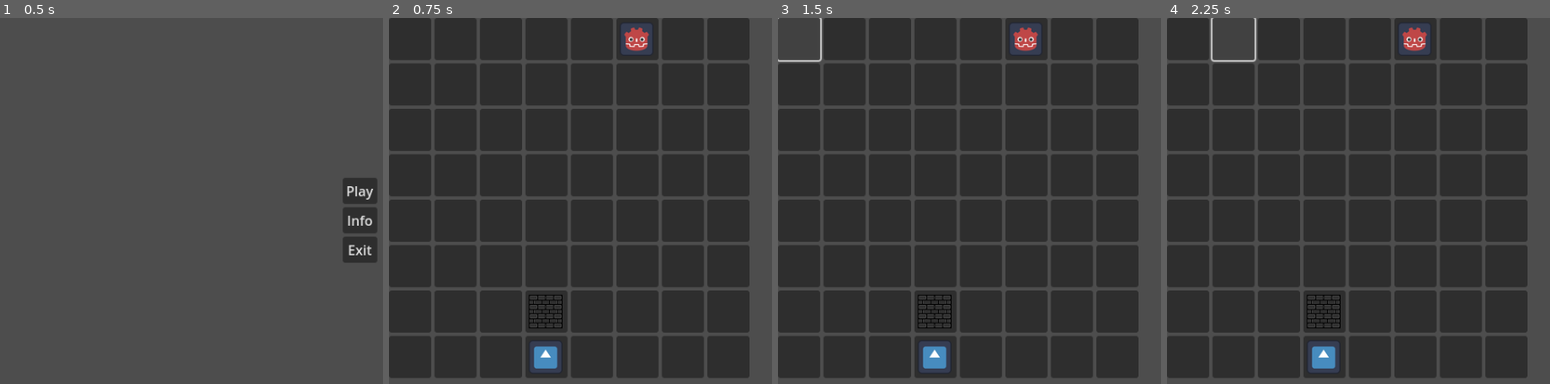
Above: before the commit, frames 1-4 (left to right).
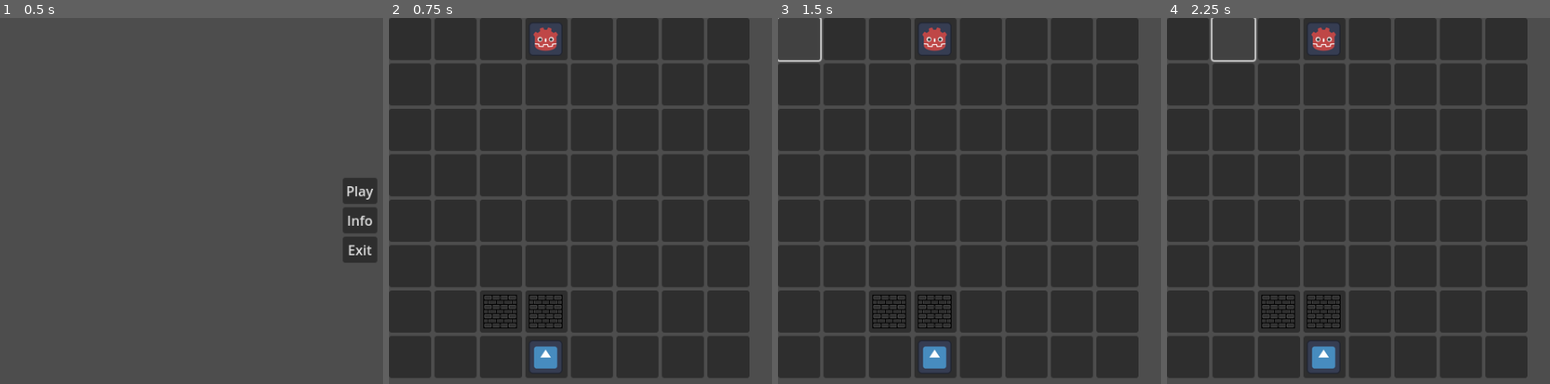
Above: after the commit, the same moments.

Repository: erkek2000/linukboard2d
Game: Godot game, scene res://scenes/menu.tscn
Same seed, same stepped clock (60 frames per second), same inputs: the game is played once before the commit and once after it. The engine's default icon, where the game draws it, is replaced by a stand-in: a white triangle on a blue panel in a dark square.
Inputs (mouse positions are in pixels of both pictures, inside the frame that each line leads up to):
- Up to frame 1 (0.5 s): no input
- Up to frame 2 (0.75 s): click "Play" at 0.5 s
- Up to frame 3 (1.5 s): click (797, 39) at 1.25 s
- Up to frame 4 (2.25 s): click (1232, 39) at 2 s

Frame 1 is identical in both runs. In frame 2, 1.6% of the frame differs, in the area x 24-69%, y 1-85%; in frame 3, 1.6%; in frame 4, 1.6%.

Commit message:
untested move generation

Diff:
--- a/scripts/game.gd
+++ b/scripts/game.gd
@@ -30,13 +30,15 @@
 
 # Default func called when node enters the scene. (on load)
 func _ready() -> void:
-
+	#test_place_blocks_loop()
 	# Wait until buttons are ready.
 	while Board_Maker == null:
 		continue
 
 	initiate_board()
-	run_game()
+	#run_game() # No longer needed.
+
+	determine_first_turn()
 
 	#test_calculate_position()
 	#print_board()
@@ -84,8 +86,11 @@
 
 # Useless implementation. Just move it to _ready in the future.
 func run_game() -> void:
-	test_calculate_position3()
-	determine_first_turn()
+
+	#test_calculate_position3()
+
+	#determine_first_turn()
+
 	# USE SIGNALS INSTEAD.
 	# check Get Move
 	# check_victory()
@@ -166,6 +171,8 @@
 	else:
 		return false
 
+
+'''
 # returns board arrays with moves on them.
 func get_all_moves(board: Array, self_pos: Vector2, player: int) -> Array:
 	var moves: Array = []
@@ -259,7 +266,7 @@
 
 	return changes
 
-'''
+
 # WORKS FAULTY.
 # player is 1 for Player, 2 for AI.
 func generate_moves(board: Array, self_pos: Vector2, opponent_pos: Vector2, player: int) -> Array:
@@ -279,7 +286,7 @@
 		print("NEXT MOVE BOARD")
 
 	return full_move_boards
-'''
+
 
 func generate_moves(board: Array, self_pos: Vector2, opponent_pos: Vector2) -> Array:
 	var moves: Array = []
@@ -315,15 +322,18 @@
 
 			moved_board[x][y] = 0
 			moved_board[new_pos.x][new_pos.y] = player
-			#var move_data = {
-				#"board": moved_board.duplicate(true),  #Ensures it's a copy
-				#"move": new_pos,  #The new positions of the block.
-				#"block1": Vector2(-1, -1),
-				#"block2": Vector2(-1, -1)
-			#}
-			#
-			#var blocks_data = place_blocks_expanding(move_data, opponent_pos) # Puts in current board
-			#moves.append(blocks_data)
+
+			var move_data = {
+				"board": moved_board.duplicate(true),  # Ensures it's a copy
+				"move": new_pos,  # The new position for the move
+				"block1": Vector2(-1, -1),
+				"block2": Vector2(-1, -1)
+			}
+
+			var blocks_data = place_blocks_expanding(move_data, opponent_pos) # Puts in current board
+			moves.append(blocks_data)
+
+
 			var final_board = place_blocks_expanding(moved_board, opponent_pos)
 
 			var final_board_copy = final_board.duplicate(true)
@@ -355,6 +365,7 @@
 	return new_board
 
 
+
 # SHOULD ALSO GIVE THE BEST MOVE.
 # Test this.
 # GIGANTIC recursive function. Check performance issues.
@@ -392,50 +403,224 @@
 			if beta <= alpha:
 				break
 		return minEval
-
-
-# Modified minimax function
-func minimax2(board: Array, ai_pos: Vector2, player_pos: Vector2, depth: int, alpha: int, beta: int, maximizingPlayer: bool):
+'''
+
+
+# Returns a list of move_data dictionaries, each containing:
+# - "board": the board state after the move and blocks
+# - "move": the position the player moved to
+# - "block1": the position of the first block
+# - "block2": the position of the second block
+func generate_moves(board: Array, self_pos: Vector2, opponent_pos: Vector2) -> Array:
+	var all_plays = []
+
+	# Step 1: Generate all possible moves
+	var possible_moves = []
+	var x = self_pos.x
+	var y = self_pos.y
+	var player = board[x][y]
+
+	# All possible movement directions
+	var directions = [
+		Vector2(-1, -1), Vector2(0, -1), Vector2(1, -1), Vector2(1, 0),
+		Vector2(1, 1), Vector2(0, 1), Vector2(-1, 1), Vector2(-1, 0)
+	]
+
+	# Generate all valid moves
+	for direction in directions:
+		var new_pos = Vector2(x + direction.x, y + direction.y)
+		if check_move(self_pos, new_pos, board):
+			# Create a new board with the move applied
+			var moved_board = []
+			for row in board:
+				moved_board.append(row.duplicate(true))
+
+			moved_board[x][y] = 0
+			moved_board[new_pos.x][new_pos.y] = player
+
+			# Add to possible moves
+			possible_moves.append({
+				"board": moved_board,
+				"move": new_pos
+			})
+
+	# Step 2: For each move, generate all possible block placements
+	for move_data in possible_moves:
+		var moved_board = move_data["board"]
+		var move_pos = move_data["move"]
+
+		# Get all possible block positions around opponent
+		var block_positions = get_block_positions_around(moved_board, opponent_pos)
+
+		# If no blocks can be placed, opponent is cornered (win condition)
+		if block_positions.size() == 0:
+			all_plays.append({
+				"board": moved_board,
+				"move": move_pos,
+				"block1": Vector2(-1, -1),
+				"block2": Vector2(-1, -1),
+				"victory": true
+			})
+			continue
+
+		# If only one block can be placed
+		if block_positions.size() == 1:
+			var block_pos = block_positions[0]
+			var blocked_board = []
+			for row in moved_board:
+				blocked_board.append(row.duplicate(true))
+
+			blocked_board[block_pos.x][block_pos.y] = -1
+
+			all_plays.append({
+				"board": blocked_board,
+				"move": move_pos,
+				"block1": block_pos,
+				"block2": Vector2(-1, -1),
+				"victory": true
+			})
+			continue
+
+		# Generate all combinations of 2 blocks from available positions
+		for i in range(block_positions.size()):
+			for j in range(i + 1, block_positions.size()):
+				var block1 = block_positions[i]
+				var block2 = block_positions[j]
+
+				# Create a new board with blocks placed
+				var blocked_board = []
+				for row in moved_board:
+					blocked_board.append(row.duplicate(true))
+
+				blocked_board[block1.x][block1.y] = -1
+				blocked_board[block2.x][block2.y] = -1
+
+				# Add this play to our list
+				all_plays.append({
+					"board": blocked_board,
+					"move": move_pos,
+					"block1": block1,
+					"block2": block2
+				})
+
+	return all_plays
+
+# Helper function to get all possible block positions around an opponent
+func get_block_positions_around(board: Array, opponent_pos: Vector2) -> Array:
+	var block_positions = []
+	var ox = opponent_pos.x
+	var oy = opponent_pos.y
+
+	# Check all adjacent and diagonal positions
+	for i in range(-1, 2):
+		for j in range(-1, 2):
+			# Skip the center position (the opponent position)
+			if i == 0 and j == 0:
+				continue
+
+			var block_pos = Vector2(ox + i, oy + j)
+
+			# Check if the position is valid for a block
+			if check_block(block_pos, board):
+				block_positions.append(block_pos)
+
+	return block_positions
+
+
+# Modified minimax function to work with the new generate_moves
+func minimax(board: Array, ai_pos: Vector2, player_pos: Vector2, depth: int, alpha: int, beta: int, maximizingPlayer: bool) -> Dictionary:
+	# Terminal conditions: depth reached or victory detected
 	if depth == 0 or check_victory(board) != 0:
-		var eval = calculate_minimax_points(ai_pos, player_pos, board)
-		return { "eval": eval, "move": null, "block":null }  # No move at leaf nodes
-
-	var best_move = null
-	var best_block = null
-	if maximizingPlayer:
+		return {
+			"eval": calculate_minimax_points(ai_pos, player_pos, board),
+			"move": Vector2(-1, -1),
+			"block1": Vector2(-1, -1),
+			"block2": Vector2(-1, -1)
+		}
+
+	if maximizingPlayer:  # AI's turn (maximizing)
 		var maxEval = -INF
-
-		var moves = get_all_moves(board, ai_pos, 2) # get all moves
+		var best_move = Vector2(-1, -1)
+		var best_block1 = Vector2(-1, -1)
+		var best_block2 = Vector2(-1, -1)
+
+		# Generate all possible moves for AI
+		var moves = generate_moves(board, ai_pos, player_pos)
+
 		for move_data in moves:
-			var evalResult = minimax2(move_data["board"], move_data["ai_pos"], player_pos, depth - 1, alpha, beta, false)
-			if evalResult.eval > maxEval:
-				maxEval = evalResult.eval
+			# Update AI position for recursive call
+			var new_ai_pos = move_data["move"]
+
+			# Recursive minimax call
+			var evalResult = minimax(
+				move_data["board"],
+				new_ai_pos,
+				player_pos,
+				depth - 1,
+				alpha,
+				beta,
+				false
+			)
+
+			if evalResult["eval"] > maxEval:
+				maxEval = evalResult["eval"]
 				best_move = move_data["move"]
-				best_block = move_data["block"]
-
-			alpha = max(alpha, evalResult.eval) #Here
+				best_block1 = move_data["block1"]
+				best_block2 = move_data["block2"]
+
+			# Alpha-Beta pruning
+			alpha = max(alpha, evalResult["eval"])
 			if beta <= alpha:
-				break # pruning
-
-		return { "eval": maxEval, "move": best_move, "block": best_block }
-
-	else:  # Minimizing player... same logic as maximizing...
+				break
+
+		return {
+			"eval": maxEval,
+			"move": best_move,
+			"block1": best_block1,
+			"block2": best_block2
+		}
+
+	else:  # Player's turn (minimizing)
 		var minEval = INF
-
-		var moves = get_all_moves(board, player_pos, 1) # get all moves
+		var best_move = Vector2(-1, -1)
+		var best_block1 = Vector2(-1, -1)
+		var best_block2 = Vector2(-1, -1)
+
+		# Generate all possible moves for Player
+		var moves = generate_moves(board, player_pos, ai_pos)
+
 		for move_data in moves:
-			var evalResult = minimax2(move_data["board"], ai_pos, player_pos, depth - 1, alpha, beta, true)
-			if evalResult.eval < minEval:
-				minEval = evalResult.eval
+			# Update player position for recursive call
+			var new_player_pos = move_data["move"]
+
+			# Recursive minimax call
+			var evalResult = minimax(
+				move_data["board"],
+				ai_pos,
+				new_player_pos,
+				depth - 1,
+				alpha,
+				beta,
+				true
+			)
+
+			if evalResult["eval"] < minEval:
+				minEval = evalResult["eval"]
 				best_move = move_data["move"]
-				best_block = move_data["block"]
-
-			beta = min(beta, evalResult.eval) #Here
+				best_block1 = move_data["block1"]
+				best_block2 = move_data["block2"]
+
+			# Alpha-Beta pruning
+			beta = min(beta, evalResult["eval"])
 			if beta <= alpha:
-				break # pruning
-
-		return { "eval": minEval, "move": best_move, "block": best_block }
-
+				break
+
+		return {
+			"eval": minEval,
+			"move": best_move,
+			"block1": best_block1,
+			"block2": best_block2
+		}
 
 
 func calculate_minimax_points(max_pos: Vector2, min_pos: Vector2, board: Array) -> int:
@@ -535,7 +720,44 @@
 	# Make defeat pop up visible
 	pass
 
-
+func ai_play():
+	# Get best move using minimax
+	var result = minimax(Board, AI_Pos, Player_Pos, MINIMAX_DEPTH, -INF, INF, true)
+
+	var best_move = result["move"]
+	var best_block1 = result["block1"]
+	var best_block2 = result["block2"]
+
+	# Convert positions to strings for node lookup
+	var ai_pos_string = vector2_to_string(AI_Pos)
+	var best_move_string = vector2_to_string(best_move)
+
+	# Move AI piece
+	move_icon(Board_Maker.get_node(ai_pos_string), Board_Maker.get_node(best_move_string))
+	move_AI(best_move)
+
+	# Check for victory after move
+	if check_victory(Board) == 2:
+		defeat()
+		return
+
+	# Place first block
+	if best_block1 != Vector2(-1, -1):
+		var block1_string = vector2_to_string(best_block1)
+		place_block(Board_Maker.get_node(block1_string), best_block1)
+
+	# Place second block
+	if best_block2 != Vector2(-1, -1):
+		var block2_string = vector2_to_string(best_block2)
+		place_block(Board_Maker.get_node(block2_string), best_block2)
+
+	# Check for victory after blocks
+	if check_victory(Board) == 2:
+		defeat()
+	else:
+		change_turn()
+
+'''
 func ai_play():
 	var best_score: int = -INF
 	var best_board: Array = []
@@ -579,7 +801,7 @@
 		change_turn()
 
 
-'''
+
 func ai_play():
 	var eval = minimax(AI_Pos, Player_Pos, Board, 3, -INF, +INF, true)
 
@@ -756,4 +978,48 @@
 	# Test case 8: Position on AI (2) (3,4)
 	print("Test Case 8 - On AI (3,4): Expected: 4, Got:", calculate_position(4, 3, test_board))
 
+
+func test_place_blocks_loop():
+	var test_board = [
+		[0, 0, 0, 0, 0, 0, 0],
+		[0, 0, 0, 0, 0, 0, 0],
+		[0, 0, 3, 3, 3, 0, 0],
+		[0, 0, 3, 1, 3, 0, 0],
+		[0, 0, 3, 3, 0, 0, 0],
+		[0, 0, 0, 0, 0, 0, 0],
+		[0, 0, 0, 0, 0, 0, 0],
+		[0, 0, 0, 0, 0, 0, 0]
+	]
+
+	var opponent_pos = Vector2(3, 3)
+	var board_size: int = 7
+	var blocks_placed: int = 0
+	var radius: int = 1
+
+	while blocks_placed < 2 and radius <= 8:
+		for x in range(-radius, radius + 1):
+			for y in range(-radius, radius + 1):
+				var block_pos = Vector2(opponent_pos.x + x, opponent_pos.y + y)
+
+				#Check Board bounds - This check is essential
+				if block_pos.x < 0 or block_pos.x >= board_size or block_pos.y < 0 or block_pos.y >= board_size:
+					continue #Skip and move to the next step
+
+				# Check if it's empty and place 2 only
+				if test_board[int(block_pos.x)][int(block_pos.y)] == 0:
+					test_board[int(block_pos.x)][int(block_pos.y)] = 2
+					print("Placed 2 at:", block_pos)  # Print for demonstration
+					blocks_placed += 1
+					if blocks_placed == 2:
+						break  #Placing two blocks
+			if blocks_placed == 2:
+				break  #Placed two blocks
+		if blocks_placed < 2:  #If positions filled then increase radius
+			radius += 1
+
+	#Print final board to see the layout.
+	for row in test_board:
+		print(row)
+
+
 #endregion
